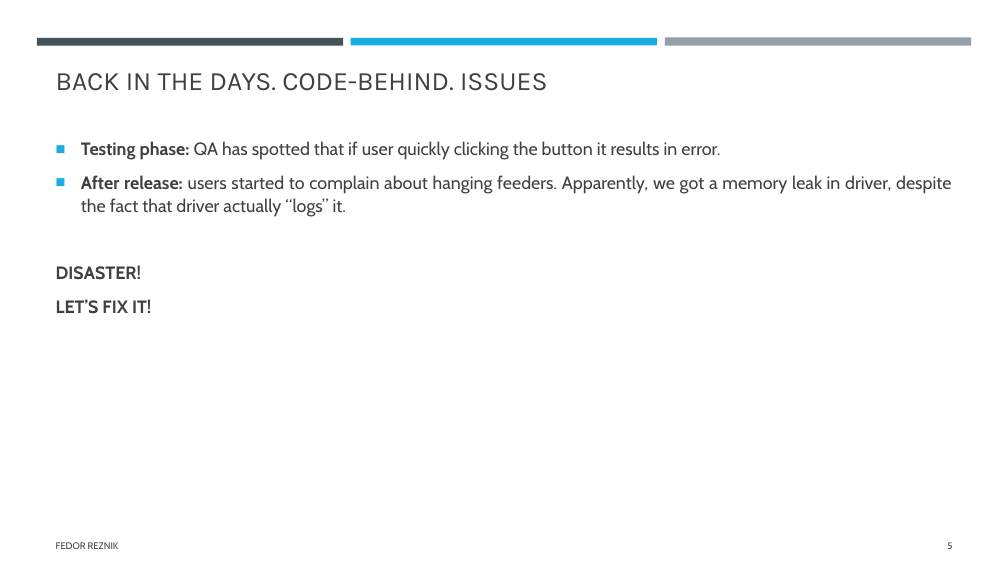
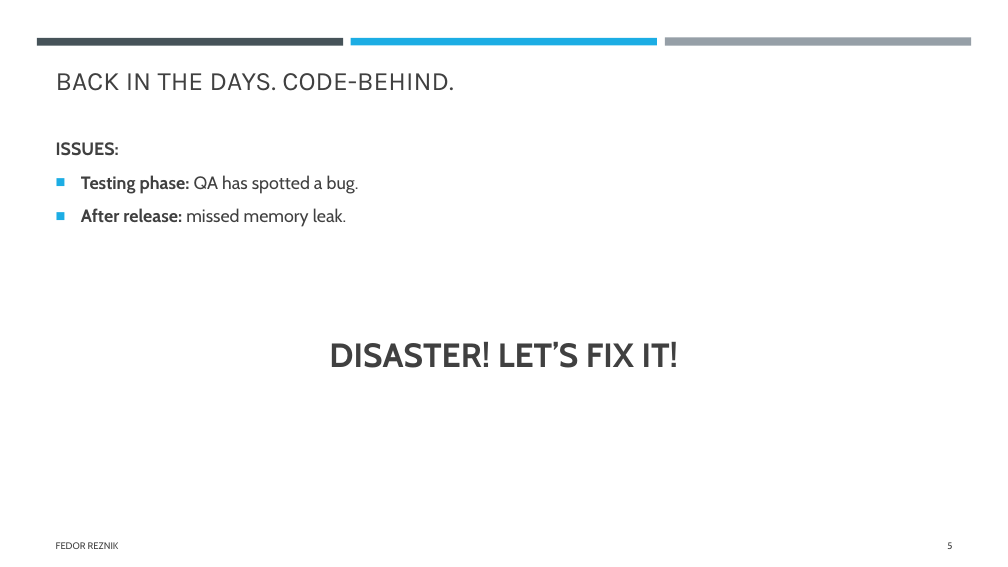
Before and after one commit to FedorReznik/ui-patterns-lecture, a slide deck: slide 5 of The history of UI architecture design approaches.pptx. Drawn at 1008x567 pixels with LibreOffice and Linux fonts; fonts in the diff are those of the drawing. Boxes give left, top, right and bottom in pixels: in the first picture for what was removed or moved away, otherwise in the second. Text is boxed around its words. In the diff, an @@ line names an element or a change of style, - is before the commit and + after.

```diff
--- a/The history of UI architecture design approaches.pptx
+++ b/The history of UI architecture design approaches.pptx
@@ title at <box>56,73,453,91</box>: text changed @@
-BACK IN THE DAYS. CODE-BEHIND. ISSUES
+BACK IN THE DAYS. CODE-BEHIND.
@@ text at <box>56,142,678,368</box>: text changed; bold on @@
-■ Testing phase: QA has spotted that if user quickly clicking the button it results in error.
-■ After release: users started to complain about hanging feeders. Apparently, we got a memory leak in driver, despite the fact that driver actually “logs” it.
-DISASTER!
-LET’S FIX IT!
+ISSUES:
+■ Testing phase: QA has spotted a bug.
+■ After release: missed memory leak.
+DISASTER! LET’S FIX IT!
```
Also in this commit, not shown: 6 other slides changed.
